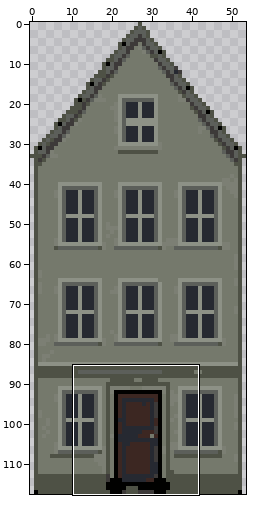
Pixel-art file, stored at art/source/town_house1/town_house1.aseprite. The picture above shows the old version from afar; the outline marks the close-up.
Close-up. Before the edit:
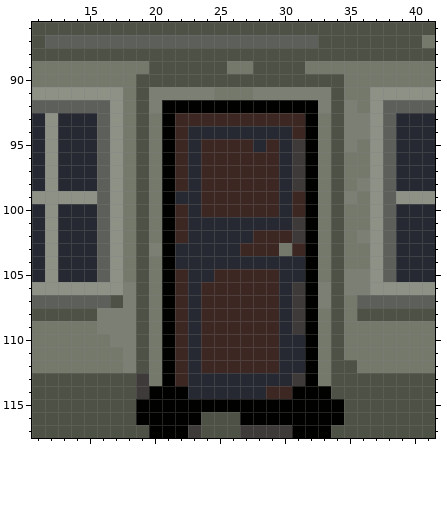
54x118 pixels, 1 frame. Colours within 5 levels of each other are drawn and written as one. Shown: x 11..41, y 86..117. The commit also changed other parts of the picture, which this record leaves out.
After:
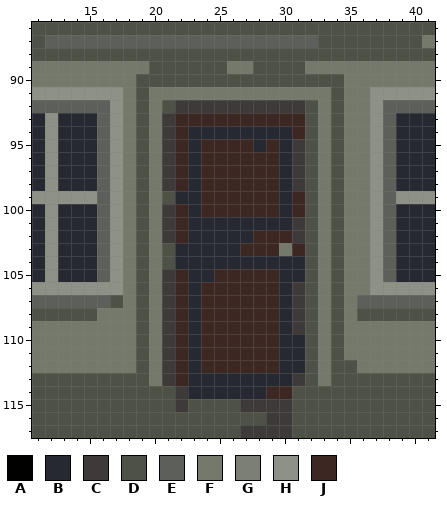
Palette (. is transparent): A #010100  B #262931  C #3d3a39  D #4e5145  E #5c5f5a  F #75796c  G #7c7f74  H #8d9186  J #3c2722
Difference:
y 91: x 20..24 GGGGG -> FFFFF; x 28..33 GGGGGG -> FFFFFF
y 92: x 20..33 GAAAAAAAAAAAAG -> FDCCCCCCCCCCDF; x 35 G -> F
y 93..94: x 21 A -> C; x 32 A -> D; x 35..36 GG -> FF
y 95: x 21 A -> C; x 32 A -> D; x 35 G -> F
y 96..97: x 21 A -> C; x 32 A -> D
y 98: x 21 A -> C; x 32 A -> D; x 36 G -> F
y 99: x 21 A -> D; x 32 A -> D; x 35 G -> F
y 100..101: x 21 A -> C; x 32 A -> D
y 102: x 21 A -> C; x 32 A -> D; x 36 G -> F
y 103: x 20..21 GA -> FD; x 32 A -> D
y 104: x 21 A -> D; x 32 A -> D
y 105: x 21 A -> C; x 32 A -> D; x 35..36 GG -> FF
y 106: x 18 G -> F; x 21 A -> C; x 32..33 AG -> DF; x 35..36 GG -> FF
y 107: x 18 G -> F; x 21 A -> C; x 32..33 AG -> DF
y 108..109: x 16..18 GGG -> FFF; x 21 A -> C; x 32 A -> D
y 110: x 17..18 GG -> FF; x 21 A -> C; x 32 A -> D
y 111..112: x 18 G -> F; x 21 A -> C; x 32 A -> D
y 113: x 19 C -> D; x 21 A -> C; x 32 A -> D
y 114: x 19..22 CAAA -> DDDC; x 31..33 AAA -> DDD
y 115: x 19..34 AAAAAAAAAAAAAAAA -> DDDCDDDDCCCCDDDD
y 116: x 19..23 AAAAA -> DDDDD; x 27..34 AAAAAAAA -> DDCCDDDD
y 117: x 20..23 AAAC -> DDDD; x 31..33 AAA -> DDD
Pixel boxes of the changes (left, top, right, bottom) in both close-ups:
changed: (97, 87, 370, 438)
